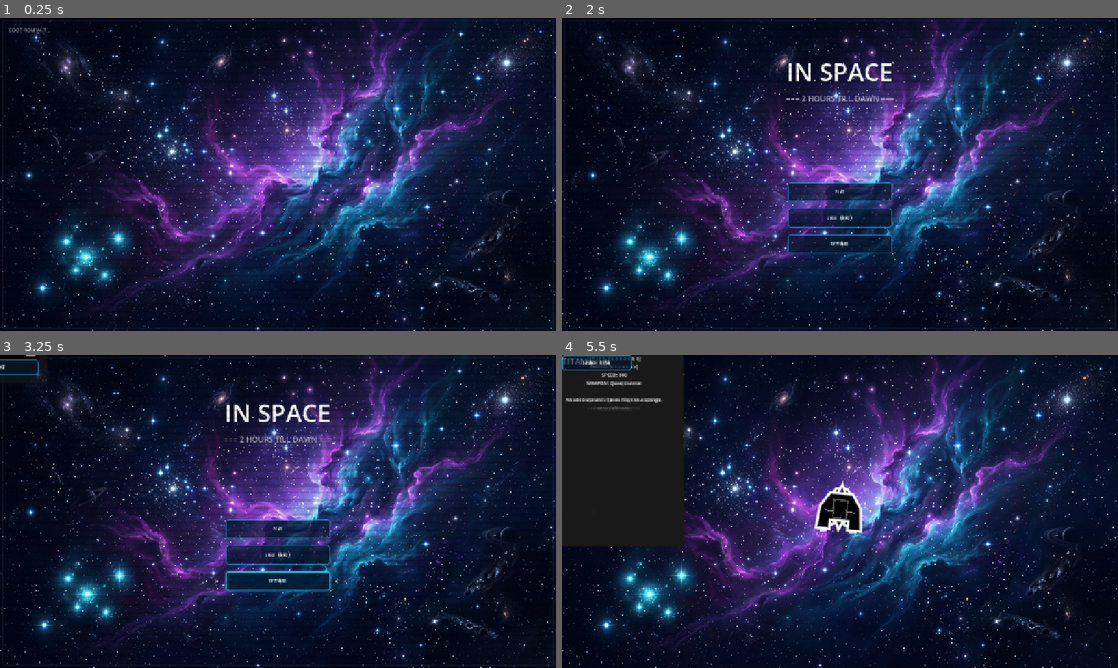
Above: before the commit, frames 1-4 (two rows, left to right).
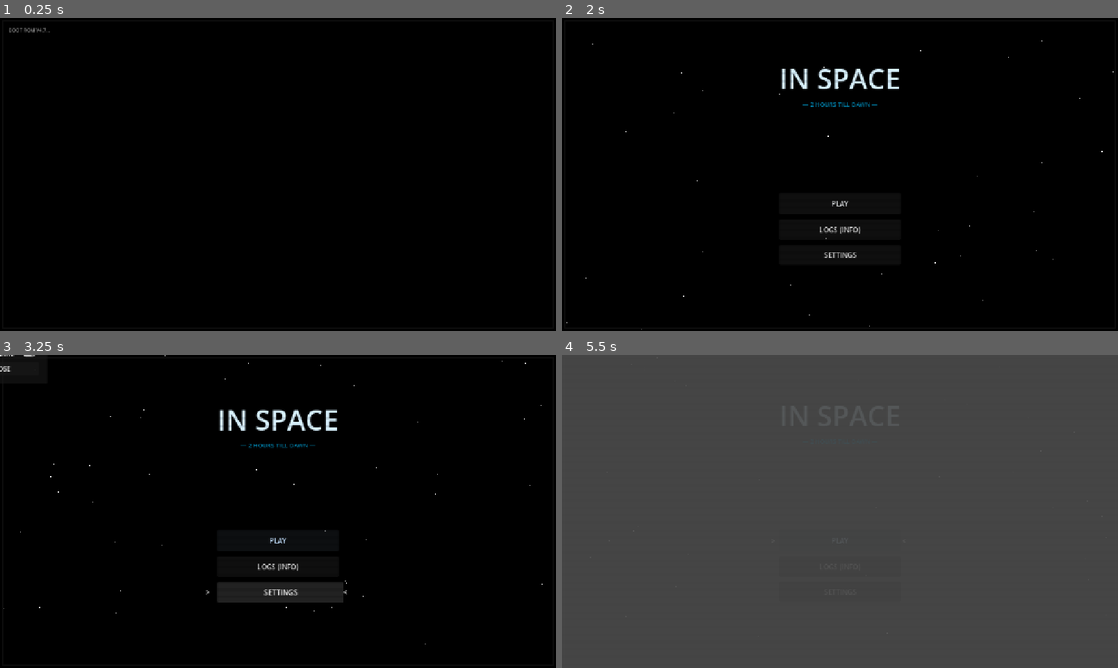
Above: after the commit, the same moments.

Repository: The-honoured1/in-space
Game: Godot game, scene res://scenes/splash.tscn
The game is run twice, just before and just after one commit, with the same random seed, the same clock (stepped at 60 frames per second) and the same inputs.
Inputs (mouse positions are in pixels of both pictures, inside the frame that each line leads up to):
- Up to frame 1 (0.25 s): no input
- Up to frame 2 (2 s): tap Enter at 0.5 s; move the mouse to (962, 158) at 0.52 s; hold Right (ui_right) 0.53-1.25 s; click (962, 158) at 0.67 s; drag from (728, 190) to (812, 237) at 1.27 s
- Up to frame 3 (3.25 s): click "LOGS (INFO)" at 2 s; click "SETTINGS" at 2.75 s
- Up to frame 4 (5.5 s): click "PLAY" at 3.5 s; click "< BACK" at 4.25 s; click (840, 539) at 5 s, where only the run after the commit has a clickable "PLAY"

The runs differ from the first frame. In frame 1, 89% of the frame differs, in the area x 0-100%, y 0-100%; in frame 2, 89%; in frame 3, 88%; in frame 4, 99%.

Commit message:
UI polish: theme, scenes, interactions, mute SFX
Refines UI visuals and interactions across the project. Updates black_and_white.tres button styles (sizes, colors, shadows, font sizes, outline), tweaks home scene layout and fonts, adds hover scale pop and a breathing PLAY button animation with a fade transition in scripts/home.gd. Adjusts ship_select and splash scenes to use ColorRect backgrounds, restructures ship cards into a scroll container, and removes the starfield background usage. Mutes sound effects by early-return in scripts/sound_manager.gd. Cleans starfield.gd to draw a pure black background. These are visual/UX polish changes and temporary audio handling.

Diff:
--- a/black_and_white.tres
+++ b/black_and_white.tres
@@ -4,57 +4,74 @@
 
 [sub_resource type="StyleBoxEmpty" id="StyleBoxEmpty_60qmb"]
 
+# ─── BUTTON NORMAL ──────────────────────────────
 [sub_resource type="StyleBoxFlat" id="StyleBoxFlat_dsnp2"]
-content_margin_left = 10.0
-content_margin_top = 8.0
-content_margin_right = 10.0
-content_margin_bottom = 8.0
-bg_color = Color(0.01, 0.08, 0.16, 0.65)
-border_width_left = 2
-border_width_top = 2
-border_width_right = 2
-border_width_bottom = 2
-border_color = Color(0.0, 0.7, 0.9, 0.6)
-corner_radius_top_left = 6
-corner_radius_top_right = 6
-corner_radius_bottom_right = 6
-corner_radius_bottom_left = 6
+content_margin_left = 20.0
+content_margin_top = 10.0
+content_margin_right = 20.0
+content_margin_bottom = 10.0
+bg_color = Color(0.04, 0.08, 0.14, 0.92)
+border_width_left = 3
+border_width_top = 1
+border_width_right = 1
+border_width_bottom = 1
+border_color = Color(0.0, 0.75, 1.0, 0.75)
+corner_radius_top_left = 4
+corner_radius_top_right = 4
+corner_radius_bottom_right = 4
+corner_radius_bottom_left = 4
+expand_margin_left = 0.0
+expand_margin_top = 0.0
+expand_margin_right = 0.0
+expand_margin_bottom = 0.0
+shadow_color = Color(0.0, 0.6, 1.0, 0.12)
+shadow_size = 4
 anti_aliasing = true
 
+# ─── BUTTON PRESSED ─────────────────────────────
 [sub_resource type="StyleBoxFlat" id="StyleBoxFlat_12f15"]
-content_margin_left = 10.0
-content_margin_top = 8.0
-content_margin_right = 10.0
-content_margin_bottom = 8.0
-bg_color = Color(0.0, 0.85, 1.0, 0.45)
-border_width_left = 2
-border_width_top = 2
-border_width_right = 2
-border_width_bottom = 2
-border_color = Color(0.0, 0.95, 1.0, 1.0)
-corner_radius_top_left = 6
-corner_radius_top_right = 6
-corner_radius_bottom_right = 6
-corner_radius_bottom_left = 6
+content_margin_left = 20.0
+content_margin_top = 10.0
+content_margin_right = 20.0
+content_margin_bottom = 10.0
+bg_color = Color(0.0, 0.55, 0.85, 0.95)
+border_width_left = 3
+border_width_top = 1
+border_width_right = 1
+border_width_bottom = 1
+border_color = Color(0.0, 0.9, 1.0, 1.0)
+corner_radius_top_left = 4
+corner_radius_top_right = 4
+corner_radius_bottom_right = 4
+corner_radius_bottom_left = 4
+expand_margin_top = 2.0
+expand_margin_bottom = -2.0
+shadow_color = Color(0.0, 0.8, 1.0, 0.35)
+shadow_size = 8
 anti_aliasing = true
 
+# ─── BUTTON HOVER ───────────────────────────────
 [sub_resource type="StyleBoxFlat" id="StyleBoxFlat_hover"]
-content_margin_left = 10.0
-content_margin_top = 8.0
-content_margin_right = 10.0
-content_margin_bottom = 8.0
-bg_color = Color(0.0, 0.08, 0.18, 0.85)
-border_width_left = 2
-border_width_top = 2
-border_width_right = 2
-border_width_bottom = 2
+content_margin_left = 20.0
+content_margin_top = 10.0
+content_margin_right = 20.0
+content_margin_bottom = 10.0
+bg_color = Color(0.0, 0.12, 0.22, 0.97)
+border_width_left = 3
+border_width_top = 1
+border_width_right = 1
+border_width_bottom = 1
 border_color = Color(0.0, 0.9, 1.0, 1.0)
-corner_radius_top_left = 6
-corner_radius_top_right = 6
-corner_radius_bottom_right = 6
-corner_radius_bottom_left = 6
-shadow_color = Color(0.0, 0.8, 1.0, 0.3)
-shadow_size = 6
+corner_radius_top_left = 4
+corner_radius_top_right = 4
+corner_radius_bottom_right = 4
+corner_radius_bottom_left = 4
+expand_margin_left = 2.0
+expand_margin_top = 1.0
+expand_margin_right = 1.0
+expand_margin_bottom = 1.0
+shadow_color = Color(0.0, 0.8, 1.0, 0.45)
+shadow_size = 12
 anti_aliasing = true
 
 [sub_resource type="StyleBoxFlat" id="StyleBoxFlat_20cor"]
@@ -394,20 +411,19 @@
 bg_color = Color(1, 1, 1, 1)
 
 [resource]
-Button/colors/font_color = Color(1, 1, 1, 1)
+Button/colors/font_color = Color(0.85, 0.95, 1.0, 1)
 Button/colors/font_focus_color = Color(1, 1, 1, 1)
 Button/colors/font_hover_color = Color(1, 1, 1, 1)
 Button/colors/font_hover_pressed_color = Color(1, 1, 1, 1)
-Button/colors/font_outline_color = Color(0, 0, 0, 1)
-Button/colors/font_pressed_color = Color(0, 0, 0, 1)
-Button/colors/icon_focus_color = Color(1, 1, 1, 1)
-Button/colors/icon_hover_color = Color(1, 1, 1, 1)
-Button/colors/icon_hover_pressed_color = Color(1, 1, 1, 1)
-Button/colors/icon_normal_color = Color(1, 1, 1, 1)
-Button/colors/icon_pressed_color = Color(0, 0, 0, 1)
+Button/colors/font_outline_color = Color(0, 0, 0, 0)
+Button/colors/font_pressed_color = Color(1, 1, 1, 1)
+Button/constants/outline_size = 0
 Button/fonts/font = ExtResource("1_cl8dg")
+Button/font_sizes/font_size = 16
+Button/styles/disabled = SubResource("StyleBoxFlat_dsnp2")
 Button/styles/focus = SubResource("StyleBoxEmpty_60qmb")
 Button/styles/hover = SubResource("StyleBoxFlat_hover")
+Button/styles/hover_pressed = SubResource("StyleBoxFlat_hover")
 Button/styles/normal = SubResource("StyleBoxFlat_dsnp2")
 Button/styles/pressed = SubResource("StyleBoxFlat_12f15")
 CheckBox/colors/font_color = Color(1, 1, 1, 1)
--- a/scenes/home.tscn
+++ b/scenes/home.tscn
@@ -27,23 +27,24 @@
 offset_left = -300.0
 offset_top = 80.0
 offset_right = 300.0
-offset_bottom = 220.0
+offset_bottom = 240.0
 grow_horizontal = 2
-theme_override_constants/separation = 10
+theme_override_constants/separation = 6
 alignment = 1
 
 [node name="TitleLabel" type="Label" parent="TitleContainer" unique_id=869821323]
 layout_mode = 2
-theme_override_font_sizes/font_size = 56
+theme_override_font_sizes/font_size = 64
+theme_override_colors/font_color = Color(0.85, 0.95, 1.0, 1)
 text = "IN SPACE"
 horizontal_alignment = 1
 vertical_alignment = 1
 
 [node name="SubTitleLabel" type="Label" parent="TitleContainer" unique_id=1591598420]
 layout_mode = 2
-theme_override_colors/font_color = Color(0.7, 0.7, 0.7, 1)
-theme_override_font_sizes/font_size = 18
-text = "=== 2 HOURS TILL DAWN ==="
+theme_override_colors/font_color = Color(0.0, 0.75, 1.0, 0.7)
+theme_override_font_sizes/font_size = 14
+text = "— 2 HOURS TILL DAWN —"
 horizontal_alignment = 1
 vertical_alignment = 1
 
@@ -54,30 +55,31 @@
 anchor_top = 0.5
 anchor_right = 0.5
 anchor_bottom = 0.5
-offset_left = -120.0
-offset_top = 10.0
-offset_right = 120.0
-offset_bottom = 190.0
+offset_left = -140.0
+offset_top = 20.0
+offset_right = 140.0
+offset_bottom = 230.0
 grow_horizontal = 2
 grow_vertical = 2
-theme_override_constants/separation = 16
+theme_override_constants/separation = 12
 alignment = 1
 
 [node name="Button" type="Button" parent="PanelContainer" unique_id=735007726]
-custom_minimum_size = Vector2(240, 44)
+custom_minimum_size = Vector2(280, 50)
 layout_mode = 2
 theme = ExtResource("1_krot7")
 text = "PLAY"
 
 [node name="Button2" type="Button" parent="PanelContainer" unique_id=1699995298]
-custom_minimum_size = Vector2(240, 44)
+custom_minimum_size = Vector2(280, 46)
 layout_mode = 2
 theme = ExtResource("1_krot7")
 text = "LOGS (INFO)"
 
 [node name="Button3" type="Button" parent="PanelContainer" unique_id=1292415774]
-custom_minimum_size = Vector2(240, 44)
+custom_minimum_size = Vector2(280, 46)
 layout_mode = 2
+theme = ExtResource("1_krot7")
 text = "SETTINGS"
 
 [node name="CrtOverlay" type="Control" parent="."]
--- a/scenes/ship_select.tscn
+++ b/scenes/ship_select.tscn
@@ -4,7 +4,6 @@
 [ext_resource type="Script" path="res://scripts/ship_select.gd" id="2_script"]
 [ext_resource type="Script" path="res://scripts/ship_preview.gd" id="3_preview_script"]
 [ext_resource type="Script" path="res://scripts/crt_overlay.gd" id="4_crt_script"]
-[ext_resource type="Script" path="res://scripts/starfield.gd" id="5_starfield_script"]
 
 [node name="ShipSelect" type="Control"]
 layout_mode = 3
@@ -16,18 +15,14 @@
 theme = ExtResource("1_theme")
 script = ExtResource("2_script")
 
-[node name="Starfield" type="Node2D" parent="."]
-script = ExtResource("5_starfield_script")
-star_count = 140
-
-[node name="Background" type="Control" parent="."]
-visible = false
+[node name="Background" type="ColorRect" parent="."]
 layout_mode = 1
 anchors_preset = 15
 anchor_right = 1.0
 anchor_bottom = 1.0
 grow_horizontal = 2
 grow_vertical = 2
+color = Color(0, 0, 0, 1)
 
 [node name="BackBtn" type="Button" parent="."]
 layout_mode = 0
@@ -65,42 +60,42 @@
 theme_override_constants/separation = 24
 alignment = 1
 
-[node name="FighterCard" type="PanelContainer" parent="VBox/HBox"]
-custom_minimum_size = Vector2(280, 440)
-layout_mode = 2
-
-[node name="VBox" type="VBoxContainer" parent="VBox/HBox/FighterCard"]
-layout_mode = 2
-theme_override_constants/separation = 16
-alignment = 1
-
-[node name="Name" type="Label" parent="VBox/HBox/FighterCard/VBox"]
+[node name="FighterCard" type="PanelContainer" parent="VBox/ScrollContainer/HBox"]
+custom_minimum_size = Vector2(280, 440)
+layout_mode = 2
+
+[node name="VBox" type="VBoxContainer" parent="VBox/ScrollContainer/HBox/FighterCard"]
+layout_mode = 2
+theme_override_constants/separation = 16
+alignment = 1
+
+[node name="Name" type="Label" parent="VBox/ScrollContainer/HBox/FighterCard/VBox"]
 layout_mode = 2
 theme_override_font_sizes/font_size = 20
 text = "FIGHTER"
 horizontal_alignment = 1
 
-[node name="PreviewContainer" type="Control" parent="VBox/HBox/FighterCard/VBox"]
-custom_minimum_size = Vector2(120, 120)
-layout_mode = 2
-size_flags_horizontal = 4
-
-[node name="FighterPreview" type="Control" parent="VBox/HBox/FighterCard/VBox/PreviewContainer"]
-layout_mode = 1
-anchors_preset = 8
-anchor_left = 0.5
-anchor_top = 0.5
-anchor_right = 0.5
-anchor_bottom = 0.5
-offset_left = -60.0
-offset_top = -60.0
-offset_right = 60.0
-offset_bottom = 60.0
-grow_horizontal = 2
-grow_vertical = 2
-script = ExtResource("3_preview_script")
-
-[node name="Stats" type="Label" parent="VBox/HBox/FighterCard/VBox"]
+[node name="PreviewContainer" type="Control" parent="VBox/ScrollContainer/HBox/FighterCard/VBox"]
+custom_minimum_size = Vector2(120, 120)
+layout_mode = 2
+size_flags_horizontal = 4
+
+[node name="FighterPreview" type="Control" parent="VBox/ScrollContainer/HBox/FighterCard/VBox/PreviewContainer"]
+layout_mode = 1
+anchors_preset = 8
+anchor_left = 0.5
+anchor_top = 0.5
+anchor_right = 0.5
+anchor_bottom = 0.5
+offset_left = -60.0
+offset_top = -60.0
+offset_right = 60.0
+offset_bottom = 60.0
+grow_horizontal = 2
+grow_vertical = 2
+script = ExtResource("3_preview_script")
+
+[node name="Stats" type="Label" parent="VBox/ScrollContainer/HBox/FighterCard/VBox"]
 custom_minimum_size = Vector2(240, 100)
 layout_mode = 2
 size_flags_horizontal = 4
@@ -115,33 +110,33 @@
 horizontal_alignment = 1
 autowrap_mode = 2
 
-[node name="SelectBtn" type="Button" parent="VBox/HBox/FighterCard/VBox"]
+[node name="SelectBtn" type="Button" parent="VBox/ScrollContainer/HBox/FighterCard/VBox"]
 custom_minimum_size = Vector2(160, 36)
 layout_mode = 2
 size_flags_horizontal = 4
 text = "LAUNCH FIGHTER"
 
-[node name="InterceptorCard" type="PanelContainer" parent="VBox/HBox"]
-custom_minimum_size = Vector2(280, 440)
-layout_mode = 2
-
-[node name="VBox" type="VBoxContainer" parent="VBox/HBox/InterceptorCard"]
-layout_mode = 2
-theme_override_constants/separation = 16
-alignment = 1
-
-[node name="Name" type="Label" parent="VBox/HBox/InterceptorCard/VBox"]
+[node name="InterceptorCard" type="PanelContainer" parent="VBox/ScrollContainer/HBox"]
+custom_minimum_size = Vector2(280, 440)
+layout_mode = 2
+
+[node name="VBox" type="VBoxContainer" parent="VBox/ScrollContainer/HBox/InterceptorCard"]
+layout_mode = 2
+theme_override_constants/separation = 16
+alignment = 1
+
+[node name="Name" type="Label" parent="VBox/ScrollContainer/HBox/InterceptorCard/VBox"]
 layout_mode = 2
 theme_override_font_sizes/font_size = 20
 text = "INTERCEPTOR"
 horizontal_alignment = 1
 
-[node name="PreviewContainer" type="Control" parent="VBox/HBox/InterceptorCard/VBox"]
-custom_minimum_size = Vector2(120, 120)
-layout_mode = 2
-size_flags_horizontal = 4
-
-[node name="InterceptorPreview" type="Control" parent="VBox/HBox/InterceptorCard/VBox/PreviewContainer"]
+[node name="PreviewContainer" type="Control" parent="VBox/ScrollContainer/HBox/InterceptorCard/VBox"]
+custom_minimum_size = Vector2(120, 120)
+layout_mode = 2
+size_flags_horizontal = 4
+
+[node name="InterceptorPreview" type="Control" parent="VBox/ScrollContainer/HBox/InterceptorCard/VBox/PreviewContainer"]
 layout_mode = 1
 anchors_preset = 8
 anchor_left = 0.5
@@ -157,7 +152,7 @@
 script = ExtResource("3_preview_script")
 ship_type = 1
 
-[node name="Stats" type="Label" parent="VBox/HBox/InterceptorCard/VBox"]
+[node name="Stats" type="Label" parent="VBox/ScrollContainer/HBox/InterceptorCard/VBox"]
 custom_minimum_size = Vector2(240, 100)
 layout_mode = 2
 size_flags_horizontal = 4
@@ -172,33 +167,33 @@
 horizontal_alignment = 1
 autowrap_mode = 2
 
-[node name="SelectBtn" type="Button" parent="VBox/HBox/InterceptorCard/VBox"]
+[node name="SelectBtn" type="Button" parent="VBox/ScrollContainer/HBox/InterceptorCard/VBox"]
 custom_minimum_size = Vector2(160, 36)
 layout_mode = 2
 size_flags_horizontal = 4
 text = "LAUNCH INTERCEPT"
 
-[node name="DreadnoughtCard" type="PanelContainer" parent="VBox/HBox"]
-custom_minimum_size = Vector2(280, 440)
-layout_mode = 2
-
-[node name="VBox" type="VBoxContainer" parent="VBox/HBox/DreadnoughtCard"]
-layout_mode = 2
-theme_override_constants/separation = 16
-alignment = 1
-
-[node name="Name" type="Label" parent="VBox/HBox/DreadnoughtCard/VBox"]
+[node name="DreadnoughtCard" type="PanelContainer" parent="VBox/ScrollContainer/HBox"]
+custom_minimum_size = Vector2(280, 440)
+layout_mode = 2
+
+[node name="VBox" type="VBoxContainer" parent="VBox/ScrollContainer/HBox/DreadnoughtCard"]
+layout_mode = 2
+theme_override_constants/separation = 16
+alignment = 1
+
+[node name="Name" type="Label" parent="VBox/ScrollContainer/HBox/DreadnoughtCard/VBox"]
 layout_mode = 2
 theme_override_font_sizes/font_size = 20
 text = "DREADNOUGHT"
 horizontal_alignment = 1
 
-[node name="PreviewContainer" type="Control" parent="VBox/HBox/DreadnoughtCard/VBox"]
-custom_minimum_size = Vector2(120, 120)
-layout_mode = 2
-size_flags_horizontal = 4
-
-[node name="DreadnoughtPreview" type="Control" parent="VBox/HBox/DreadnoughtCard/VBox/PreviewContainer"]
+[node name="PreviewContainer" type="Control" parent="VBox/ScrollContainer/HBox/DreadnoughtCard/VBox"]
+custom_minimum_size = Vector2(120, 120)
+layout_mode = 2
+size_flags_horizontal = 4
+
+[node name="DreadnoughtPreview" type="Control" parent="VBox/ScrollContainer/HBox/DreadnoughtCard/VBox/PreviewContainer"]
 layout_mode = 1
 anchors_preset = 8
 anchor_left = 0.5
@@ -214,7 +209,7 @@
 script = ExtResource("3_preview_script")
 ship_type = 2
 
-[node name="Stats" type="Label" parent="VBox/HBox/DreadnoughtCard/VBox"]
+[node name="Stats" type="Label" parent="VBox/ScrollContainer/HBox/DreadnoughtCard/VBox"]
 custom_minimum_size = Vector2(240, 100)
 layout_mode = 2
 size_flags_horizontal = 4
@@ -229,7 +224,7 @@
 horizontal_alignment = 1
 autowrap_mode = 2
 
-[node name="SelectBtn" type="Button" parent="VBox/HBox/DreadnoughtCard/VBox"]
+[node name="SelectBtn" type="Button" parent="VBox/ScrollContainer/HBox/DreadnoughtCard/VBox"]
 custom_minimum_size = Vector2(160, 36)
 layout_mode = 2
 size_flags_horizontal = 4
--- a/scenes/splash.tscn
+++ b/scenes/splash.tscn
@@ -3,7 +3,6 @@
 [ext_resource type="Theme" uid="uid://3b6jfloh1m1l" path="res://black_and_white.tres" id="1_theme"]
 [ext_resource type="Script" path="res://scripts/splash.gd" id="2_script"]
 [ext_resource type="Script" path="res://scripts/crt_overlay.gd" id="3_crt_script"]
-[ext_resource type="Texture2D" path="res://space_background.jpg" id="4_bg_texture"]
 
 [node name="Splash" type="Control"]
 layout_mode = 3
@@ -15,16 +14,14 @@
 theme = ExtResource("1_theme")
 script = ExtResource("2_script")
 
-[node name="Background" type="TextureRect" parent="."]
+[node name="Background" type="ColorRect" parent="."]
 layout_mode = 1
 anchors_preset = 15
 anchor_right = 1.0
 anchor_bottom = 1.0
 grow_horizontal = 2
 grow_vertical = 2
-texture = ExtResource("4_bg_texture")
-expand_mode = 1
-stretch_mode = 6
+color = Color(0, 0, 0, 1)
 
 [node name="TelemetryLabel" type="Label" parent="."]
 layout_mode = 0
--- a/scripts/home.gd
+++ b/scripts/home.gd
@@ -17,7 +17,7 @@
 	info_button.pressed.connect(_on_info_pressed)
 	settings_button.pressed.connect(_on_settings_pressed)
 
-	# Connect hover/focus signals for retro selectors
+	# Connect hover/focus signals for retro selectors + scale pop
 	for btn in [play_button, info_button, settings_button]:
 		btn.mouse_entered.connect(_on_btn_hovered.bind(btn))
 		btn.focus_entered.connect(_on_btn_hovered.bind(btn))
@@ -28,6 +28,9 @@
 	_create_settings_panel()
 	_create_selectors()
 
+	# Animate the PLAY button with a continuous breathing glow
+	_animate_play_button()
+
 func _create_selectors() -> void:
 	selector_left = Label.new()
 	selector_left.text = ">"
@@ -43,13 +46,23 @@
 	active_button = btn
 	selector_left.show()
 	selector_right.show()
-	SoundManager.play_sfx("hover")
+	# Scale pop on hover
+	var tw = btn.create_tween().set_ease(Tween.EASE_OUT).set_trans(Tween.TRANS_BACK)
+	tw.tween_property(btn, "scale", Vector2(1.04, 1.04), 0.15)
 
 func _on_btn_unhovered(btn: Button) -> void:
 	if active_button == btn:
 		active_button = null
 		selector_left.hide()
 		selector_right.hide()
+	var tw = btn.create_tween().set_ease(Tween.EASE_OUT).set_trans(Tween.TRANS_QUAD)
+	tw.tween_property(btn, "scale", Vector2(1.0, 1.0), 0.15)
+
+func _animate_play_button() -> void:
+	# Breathing glow: pulse modulate between slight cyan tint and neutral
+	var tween = play_button.create_tween().set_loops()
+	tween.tween_property(play_button, "modulate", Color(0.85, 1.0, 1.15, 1.0), 1.2).set_ease(Tween.EASE_IN_OUT).set_trans(Tween.TRANS_SINE)
+	tween.tween_property(play_button, "modulate", Color(1.0, 1.0, 1.0, 1.0), 1.2).set_ease(Tween.EASE_IN_OUT).set_trans(Tween.TRANS_SINE)
 
 func _process(delta: float) -> void:
 	# Float the title container gently
@@ -72,9 +85,17 @@
 			selector_right.hide()
 
 func _on_play_pressed() -> void:
-	SoundManager.play_sfx("click")
-	# Load ship selection scene
-	get_tree().change_scene_to_file("res://scenes/ship_select.tscn")
+	# Punchy press: scale down, then fade out whole screen
+	var tw = create_tween().set_parallel(true)
+	tw.tween_property(play_button, "scale", Vector2(0.94, 0.94), 0.08)
+	tw.chain().tween_property(play_button, "scale", Vector2(1.0, 1.0), 0.1)
+
+	var fade = create_tween()
+	fade.tween_interval(0.12)
+	fade.tween_property(self, "modulate:a", 0.0, 0.35)
+	fade.tween_callback(func():
+		get_tree().change_scene_to_file("res://scenes/ship_select.tscn")
+	)
 
 func _on_info_pressed() -> void:
 	SoundManager.play_sfx("click")
--- a/scripts/sound_manager.gd
+++ b/scripts/sound_manager.gd
@@ -19,8 +19,7 @@
 	sfx_library["hover"] = _generate_hover()
 
 func play_sfx(name: String, pitch_variance: float = 0.1) -> void:
-	if not sfx_library.has(name):
-		return
+	return # Sounds muted — too harsh, will be replaced with polished audio later
 
 	var stream = sfx_library[name]
 	var player = AudioStreamPlayer.new()
--- a/scripts/starfield.gd
+++ b/scripts/starfield.gd
@@ -5,7 +5,6 @@
 var screen_size: Vector2 = Vector2(1280, 720)
 var player: Node2D = null
 var _camera: Camera2D = null  # Cached to avoid per-frame lookup
-var bg_texture: Texture2D = preload("res://space_background.jpg")
 
 func _ready() -> void:
 	# Find player
@@ -68,10 +67,8 @@
 	queue_redraw()
 
 func _draw() -> void:
-	if bg_texture:
-		draw_texture_rect(bg_texture, Rect2(Vector2.ZERO, screen_size), false)
-	else:
-		draw_rect(Rect2(Vector2.ZERO, screen_size), Color.BLACK)
+	# Pure black base for clean vector space vibe
+	draw_rect(Rect2(Vector2.ZERO, screen_size), Color.BLACK)
 
 	# Draw each star
 	for star in stars:
